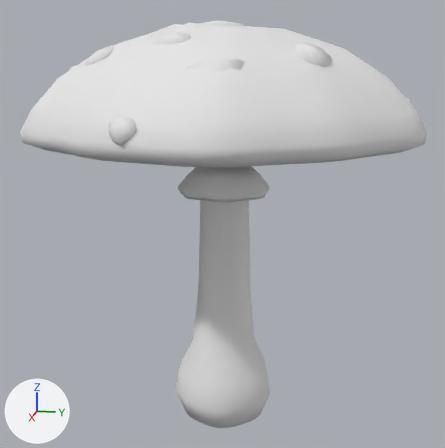
The FBX model unity/Assets/Art/Models/Mushroom_Red.fbx, before and after one commit.
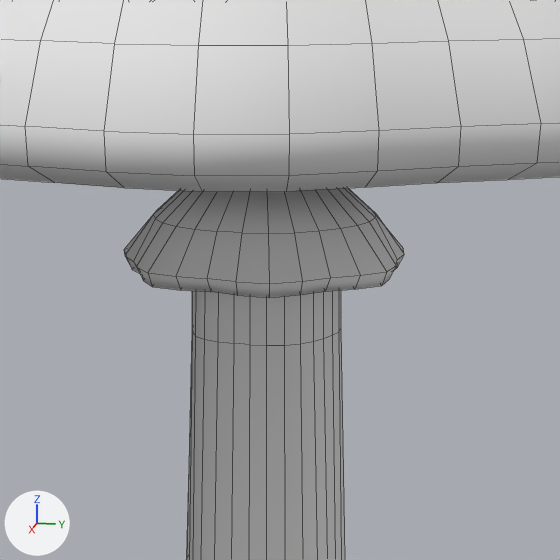
Old and new are each drawn whole from a 50 mm camera at (10.16, 2.01, 5.73) aimed at (0.04, -0.02, 3.2) and again close up on the part from 31% to 72% of the width and 23% to 64% of the height. The axes (+X, +Y, +Z) are drawn at lower left. The lights are the same throughout. The last two pictures show the newer version. The close-ups show mesh edges as thin lines. Where no turn or scale is listed for an object, it has been applied to the vertices.

Names of what the first close-up shows: 'Mushroom_Red'.
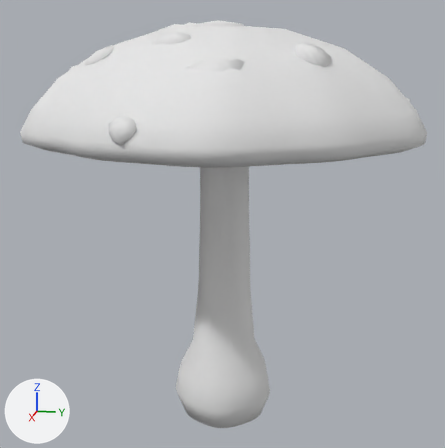
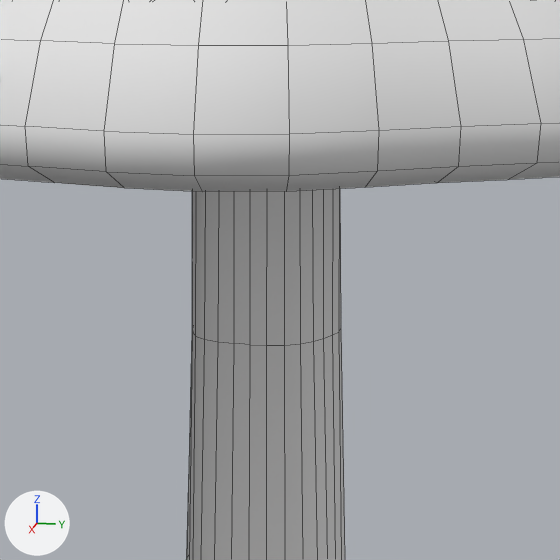
The change, as a diff of the scene's bpy script:
```diff
--- a/unity/Assets/Art/Models/Mushroom_Red.fbx.py
+++ b/unity/Assets/Art/Models/Mushroom_Red.fbx.py
@@ me_mushroom_red @@
 # used by ob_mushroom_red; location = (0.0, 0.0, 0.0)
-me_mushroom_red.from_pydata(...)  # 1346 vertices, 1404 faces; spans x -3.11..3.22, y -3.12..3.16, z -0.3..6.51
+me_mushroom_red.from_pydata(...)  # 1178 vertices, 1236 faces; spans x -3.11..3.22, y -3.12..3.16, z -0.3..6.51
+# me_mushroom_red part 1: the loose piece of 168 vertices spanning x -0.79..0.79, y -0.81..0.76, z 3.74..4.25 is deleted
 me_mushroom_red.materials.append(mat_vertexcolor)
```

Location of each change, [x1, y1, x2, y2] in pixels of the close-ups (560 x 560 px):
part 1 of me_mushroom_red, deleted: before [124, 188, 404, 298]
